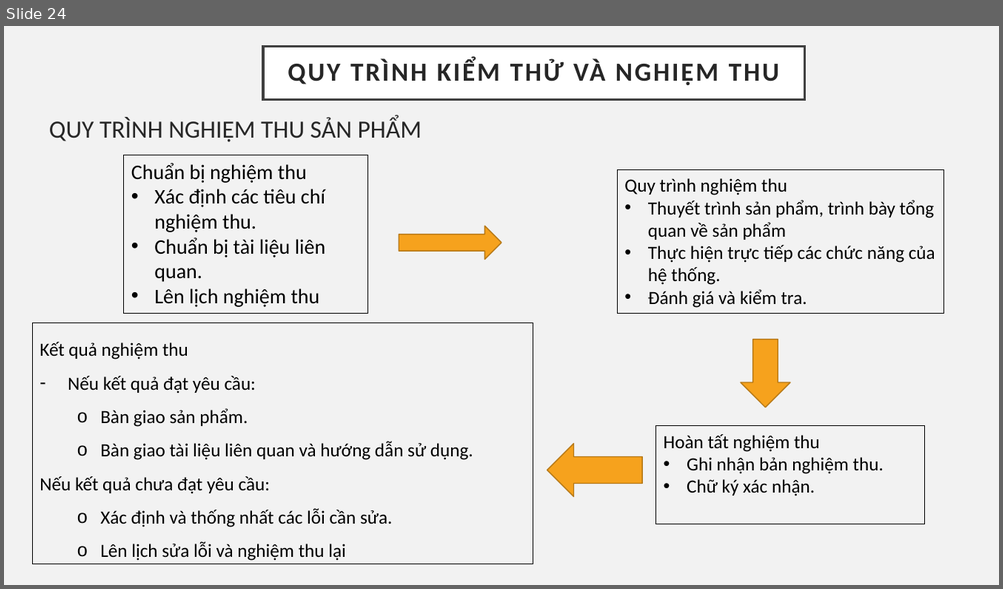
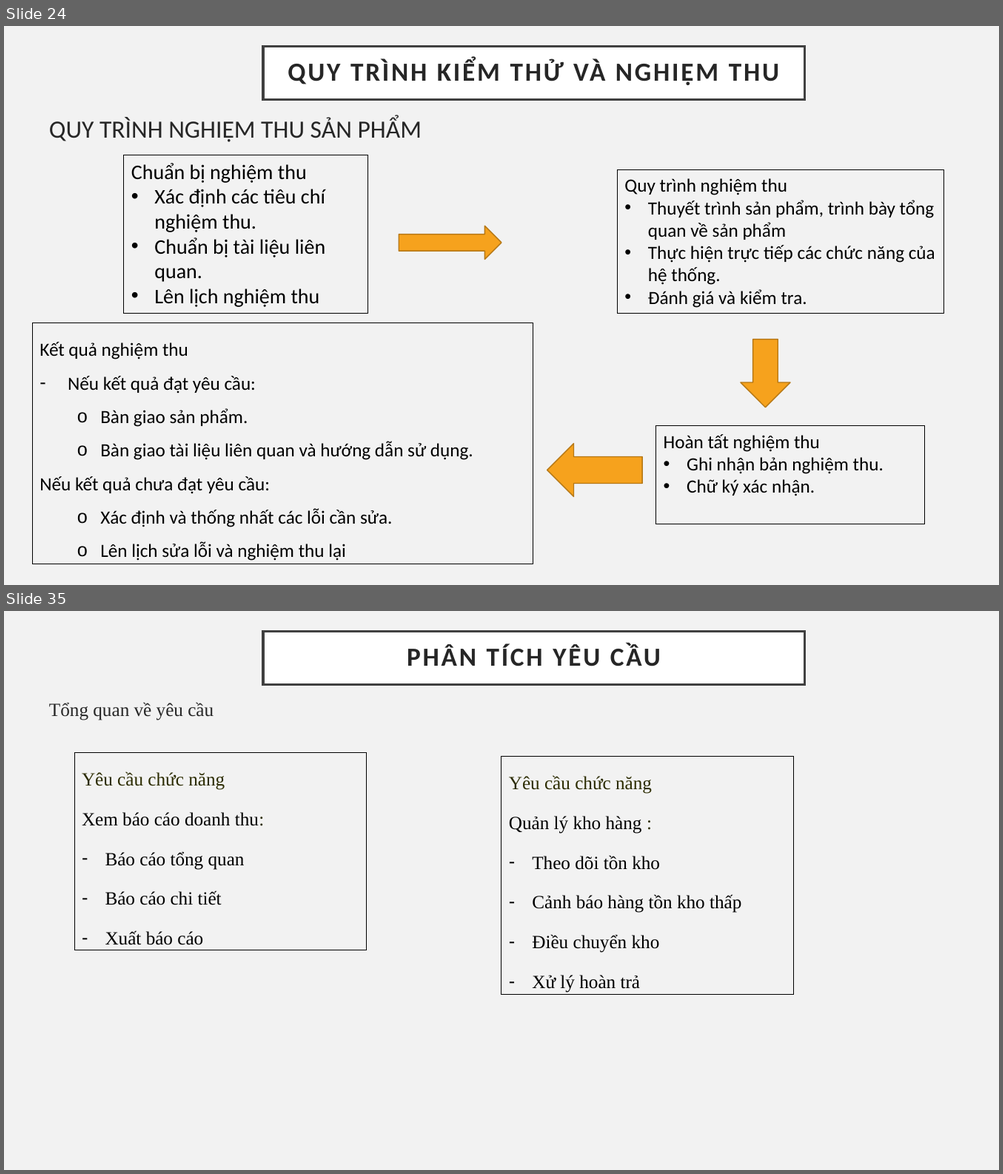
Before and after one commit to Tranngocphuc2003/BTL-CNPM, a slide deck: BTL Công nghệ phần mềm.pptx. Shown one above the other, each under a label of ours: slide 24 before the commit, slides 24 and 35 after it; the slides between them are not shown. The pictures are 1003x589 and 1003x1174 pixels, drawn with LibreOffice and Linux fonts; fonts in the diff are those of the drawing. Boxes give left, top, right and bottom in pixels: in the first picture for what was removed or moved away, otherwise in the second. Text is boxed around its words. In the diff, an @@ line names an element or a change of style, - is before the commit and + after.

```diff
--- a/BTL Công nghệ phần mềm.pptx
+++ b/BTL Công nghệ phần mềm.pptx
@@ slide 35 added at [4, 611, 999, 1170], background #F2F2F2 @@
@@ title added at [263, 631, 805, 684], fill #FFFFFF, outline #404040 2.5 pt, 25.2 pt, text #262626, bold @@
+PHÂN TÍCH YÊU CẦU
@@ text added at [49, 702, 213, 721], 18 pt, text #262626 @@
+Tổng quan về yêu cầu
@@ rectangle added at [74, 753, 366, 951], outline #000000 0.75 pt, 18 pt, text #000000 @@
+Yêu cầu chức năng
+Xem báo cáo doanh thu:
+– Báo cáo tổng quan
+– Báo cáo chi tiết
+– Xuất báo cáo
@@ rectangle added at [502, 757, 794, 994], outline #000000 0.75 pt, 18 pt, text #000000 @@
+Yêu cầu chức năng
+Quản lý kho hàng :
+– Theo dõi tồn kho
+– Cảnh báo hàng tồn kho thấp
+– Điều chuyển kho
+– Xử lý hoàn trả
```
Also in this commit, not shown: 26 other slides added, 2 other files.
